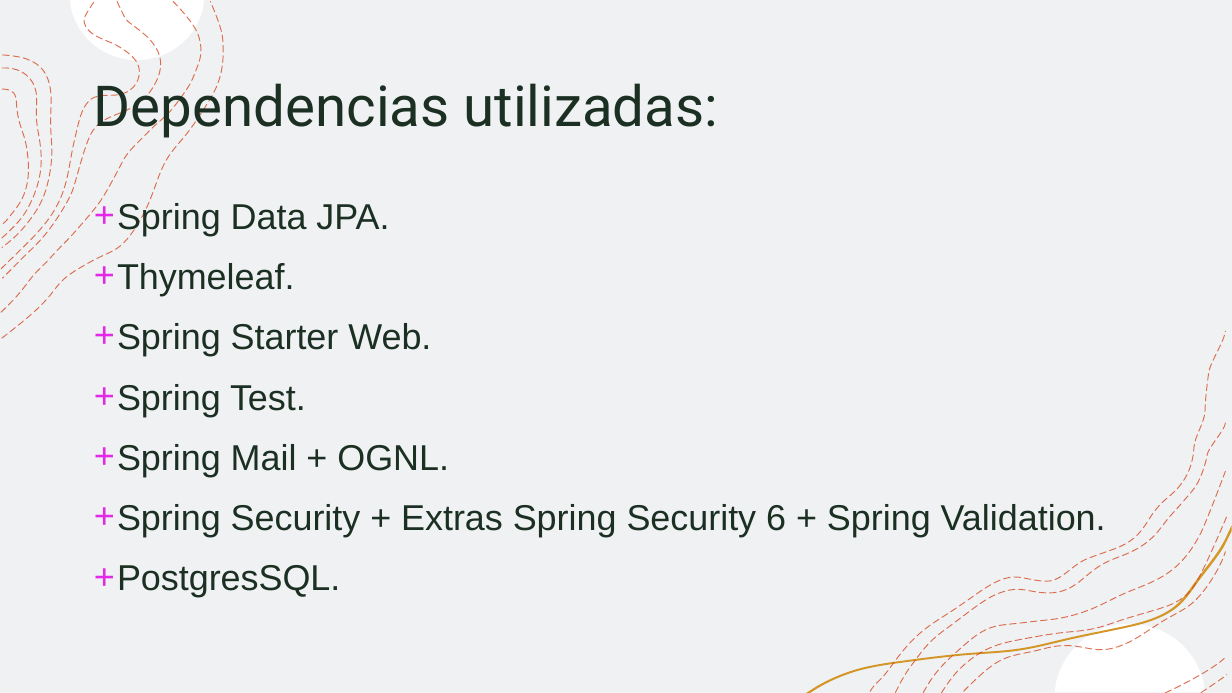
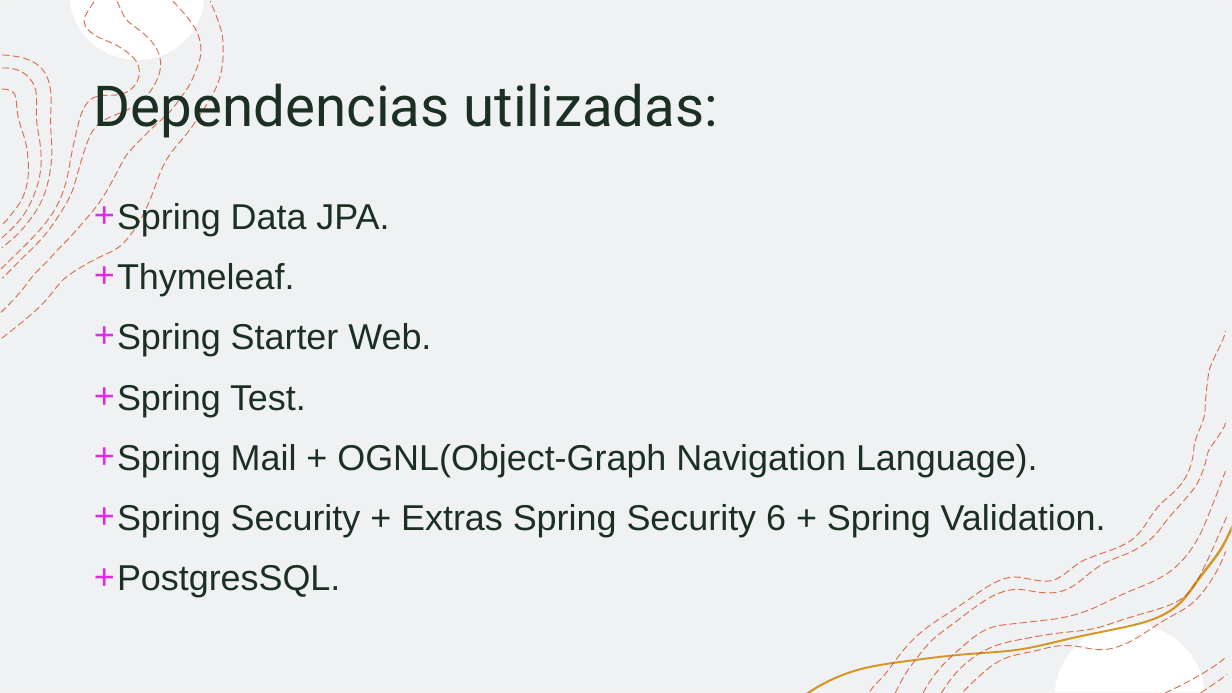
Before and after one commit to maribalo043/ProyectoFinalCurso, a slide deck: slide 7 of PowerPointFinalCurso.pptx. Drawn at 1232x693 pixels with LibreOffice and Linux fonts; fonts in the diff are those of the drawing. Boxes give left, top, right and bottom in pixels: in the first picture for what was removed or moved away, otherwise in the second. Text is boxed around its words. In the diff, an @@ line names an element or a change of style, - is before the commit and + after.

Commit message:
Mas cambios a la presentación

```diff
--- a/PowerPointFinalCurso.pptx
+++ b/PowerPointFinalCurso.pptx
@@ text at (117, 444, 1038, 477): text changed @@
-+ Spring Mail + OGNL.
++ Spring Mail + OGNL(Object-Graph Navigation Language).
```
